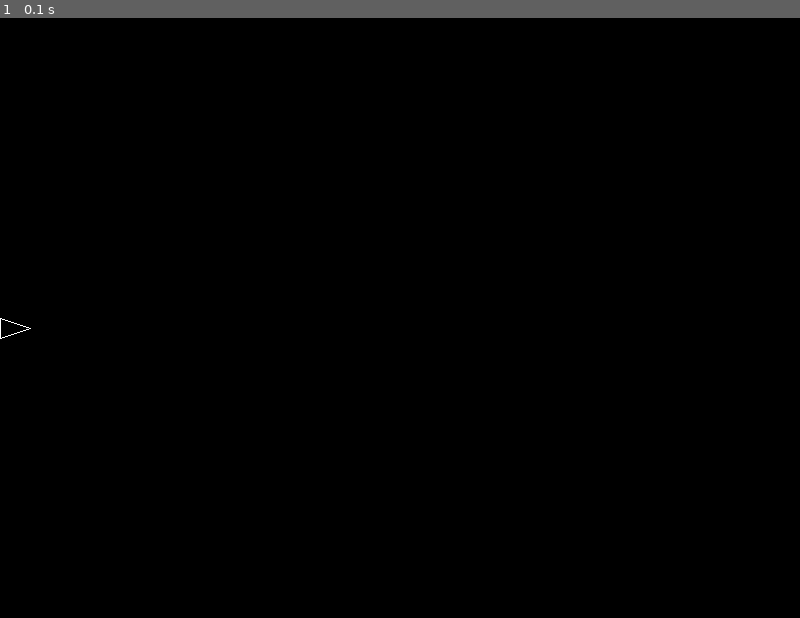
Above: before the commit, frame 1.
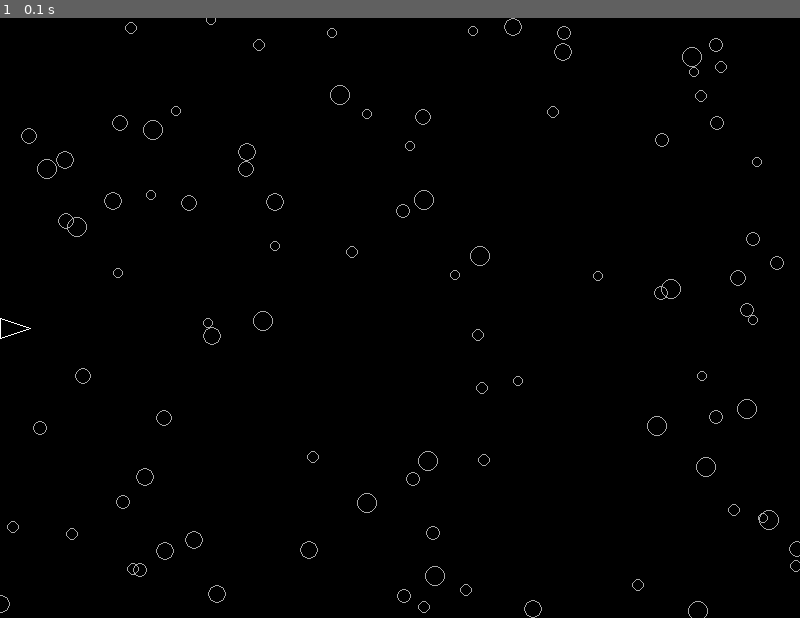
Above: after the commit, the same moment.

Repository: ilvrak/asteroid-blaster
Game: pygame game, started from asteroid-blaster.py
The game is run twice, just before and just after one commit, with the same random seed, the same clock (stepped at 60 frames per second) and the same inputs.
Inputs:
- Up to frame 1 (0.1 s): no input

The runs differ from the first frame. In frame 1, 0.7% of the frame differs, in the area x 0-100%, y 0-100%.

Commit message:
asteroids and laser

Diff:
--- a/asteroid-blaster.py
+++ b/asteroid-blaster.py
@@ -1,5 +1,6 @@
 import pygame
 import math
+import random
 
 pygame.init()
 
@@ -24,6 +25,19 @@
 # Количество пикселей, на которое корабль сдвигается по X за одну итерацию
 move_increment = 0.01
 
+# Параметры лазера
+laser_width = 1
+laser_color = 'red'
+
+# Генерация астероидов
+asteroid_radius_range = (5, 10)
+asteroids = []
+for _ in range(100):
+    asteroid_radius = random.randint(*asteroid_radius_range)
+    asteroid_x = random.randint(0, screen_width)
+    asteroid_y = random.randint(0, screen_height)
+    asteroids.append((asteroid_x, asteroid_y, asteroid_radius))
+
 
 
 # Основной цикл программы
@@ -37,11 +51,13 @@
     # Очистка экрана
     screen.fill('black')
 
+
     # Рисование и позиционирование космического корабля
+    ship_nose = (ship_x + ship_length, ship_y + ship_width // 2)
     points = [
         (ship_x, ship_y),
         (ship_x, ship_y + ship_width),
-        (ship_x + ship_length, ship_y + ship_width // 2)
+        ship_nose
     ]
 
     pygame.draw.polygon(screen, 'white', points, 1)
@@ -52,7 +68,26 @@
 
     # Если корабль заходит за правый край экрана, возвращаем его в начало
     if ship_x > screen_width:
-        ship_x = 0
+        running = False
+
+
+    # Рисование астероидов
+    for asteroid in asteroids:
+        asteroid_x, asteroid_y, asteroid_radius = asteroid
+        pygame.draw.circle(screen, 'darkgray', (asteroid_x, asteroid_y), asteroid_radius, 1)
+
+
+    # Рисование лазера и проверка столкновения с астероидами
+    for asteroid in asteroids:
+        asteroid_x, asteroid_y, asteroid_radius = asteroid
+
+        # Проверка, расстояние от корабля до астероида
+        distance = math.hypot(asteroid_x - ship_x, asteroid_y - ship_y)
+        if distance < 100:
+            # Рисование лазера
+            pygame.draw.line(screen, laser_color, ship_nose, (asteroid_x, asteroid_y), laser_width)
+            asteroids.remove(asteroid)
+
 
     # Обновление экрана
     pygame.display.flip()
